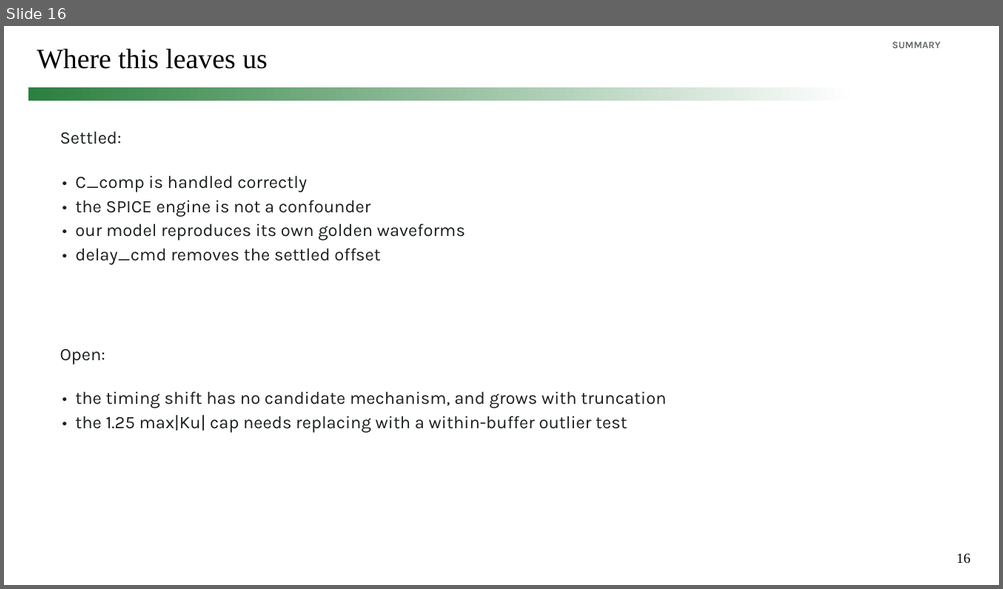
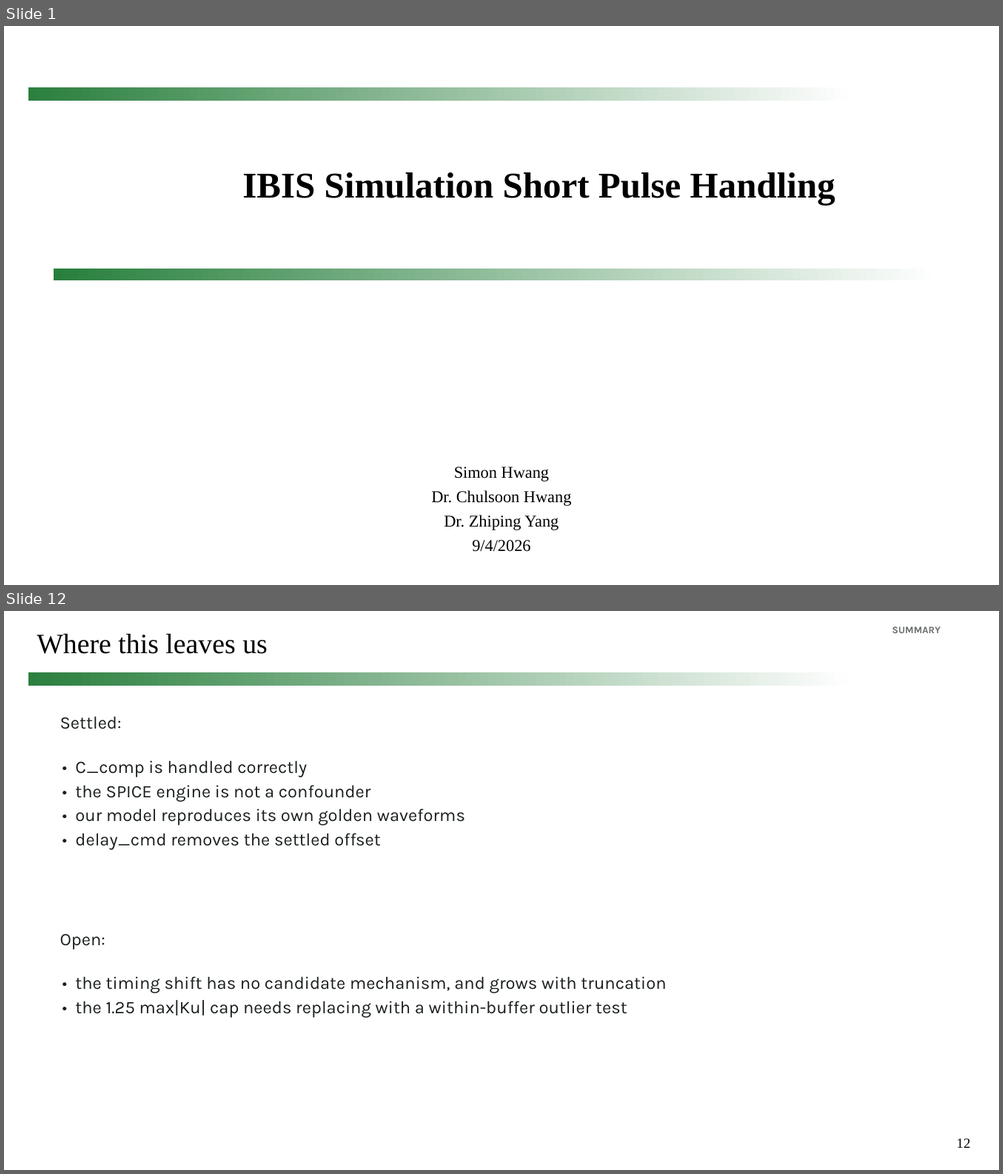
Before and after one commit to simon9721/ibis_comparison, a slide deck: results/meeting_deck_2026-09-04/ibis_pybis_status_2026-09-04.pptx. Shown one above the other, each under a label of ours: slide 16 before the commit, slides 1 and 12 after it; the slides between them are not shown. The pictures are 1003x589 and 1003x1174 pixels, drawn with LibreOffice and Linux fonts; fonts in the diff are those of the drawing; background and template pictures are left out. Boxes give left, top, right and bottom in pixels: in the first picture for what was removed or moved away, otherwise in the second. Text is boxed around its words. In the diff, an @@ line names an element or a change of style, - is before the commit and + after.

```diff
--- a/results/meeting_deck_2026-09-04/ibis_pybis_status_2026-09-04.pptx
+++ b/results/meeting_deck_2026-09-04/ibis_pybis_status_2026-09-04.pptx
@@ slide 1 added at box(4, 26, 999, 585), background #FFFFFF; not listed: 2 template elements that a slide beside it also shows @@
@@ title added at box(242, 173, 835, 205), 35 pt, text #000000, bold @@
+IBIS Simulation Short Pulse Handling
@@ rectangle added at box(54, 269, 941, 281), fill gradient #287F3D to #FFFFFF @@
@@ subtitle added at box(431, 467, 572, 552), 16 pt, text #000000 @@
+Simon Hwang
+Dr. Chulsoon Hwang
+Dr. Zhiping Yang
+9/4/2026
@@ ellipse added at box(933, 540, 989, 579), fill #FFFFFF @@
@@ what was slide 16 is now slide 12 @@
@@ page number at box(956, 1139, 970, 1148): text changed @@
-16
+12
```
Also in this commit, not shown: 7 slides changed, 3 other slides added, 8 slides removed, 14 other files.
